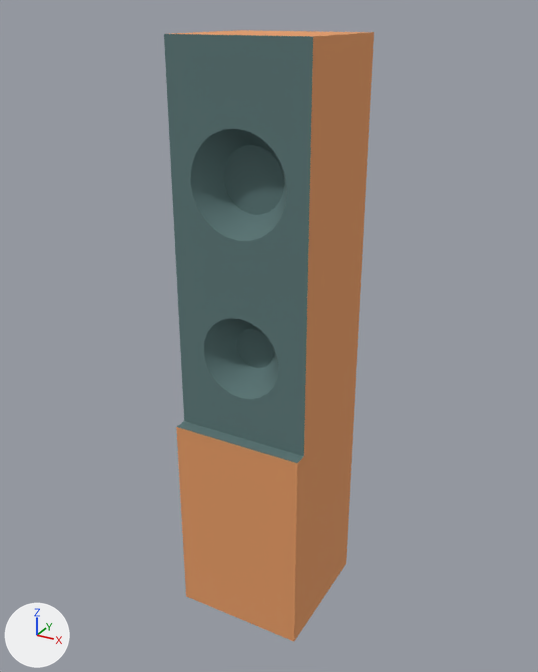
The glTF model public/models/items/speaker.glb: old version first, new version second.
Camera for both pictures: a 50 mm camera at (0.817, -1.493, 1.513) aimed at (-0.005, 0.001, 0.766). The lights are fixed; the arrows at lower left show +X, +Y and +Z. Where no turn or scale is listed for an object, it has been applied to the vertices. Vertices at the same position are counted once.

Before the edit, the objects in view are built like this:
```python
me_speaker_2 = bpy.data.meshes.new('speaker_2')
me_speaker_2.from_pydata(...)  # 116 vertices, 228 faces; spans x -0.17..0.17, y -0.181..0.158, z 0.005..1.466
# faces by material slot: [20, 208]
me_speaker_2.materials.append(mat_wood_060)  # orange #e69b65
me_speaker_2.materials.append(mat_metalmedium_012)  # dark cyan #5d7979
ob_speaker = bpy.data.objects.new('speaker', me_speaker_2)
ob_speaker.location = (0.0, 0.0, 0.0)
```
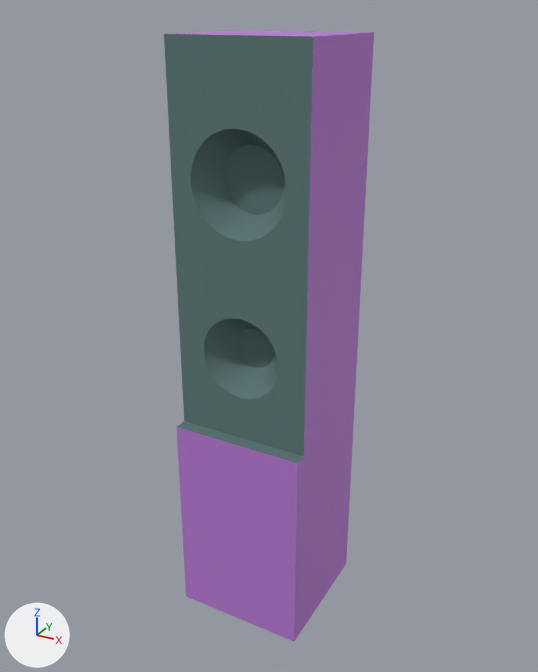
Where the change shows, as pixel boxes [x1, y1, x2, y2] in the pictures (538 x 672 px):
part 1 of me_speaker_2, recoloured
    both: [171, 30, 374, 641]

Edits to the bpy script that builds the scene:
```text
Add mat_lambert15:
    mat_lambert15 = principled_material('lambert15')
    mat_lambert15.base_color = (0.482, 0.195, 0.663)  # purple #b87ad5
    mat_lambert15.roughness = 0.6
Change me_speaker_2:
    where me_speaker_2.from_pydata(...)  # 116 vertices, 228 faces; spans x -0.17..0.17, y -0.181..0.158, z 0.005..1.466
    used by ob_speaker; location = (0.0, 0.0, 0.0)
    me_speaker_2 part 1: all 20 faces that had it switch from mat_wood_060 (orange #e69b65) to mat_lambert15 (purple #b97ad5)
```
